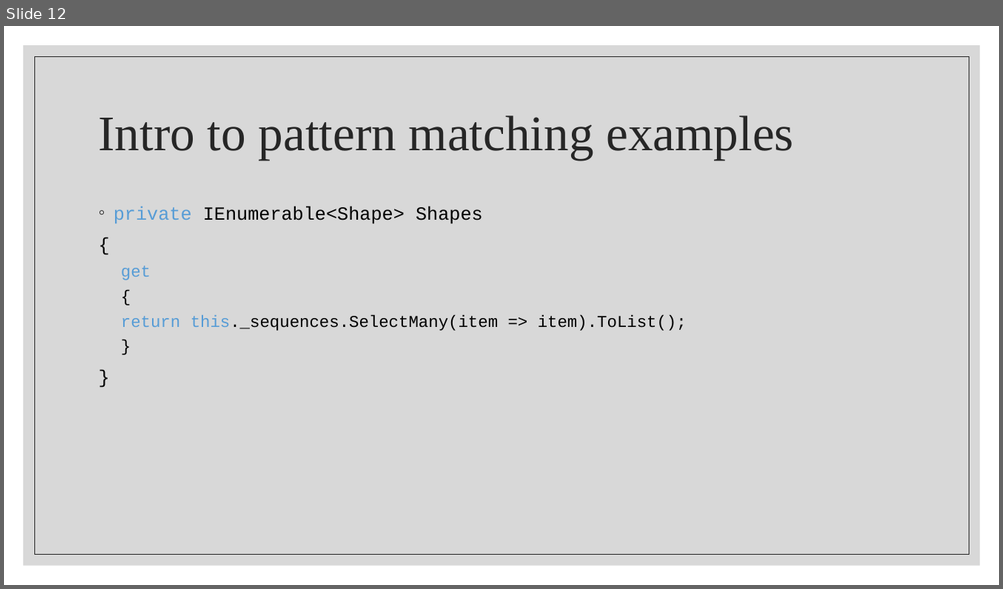
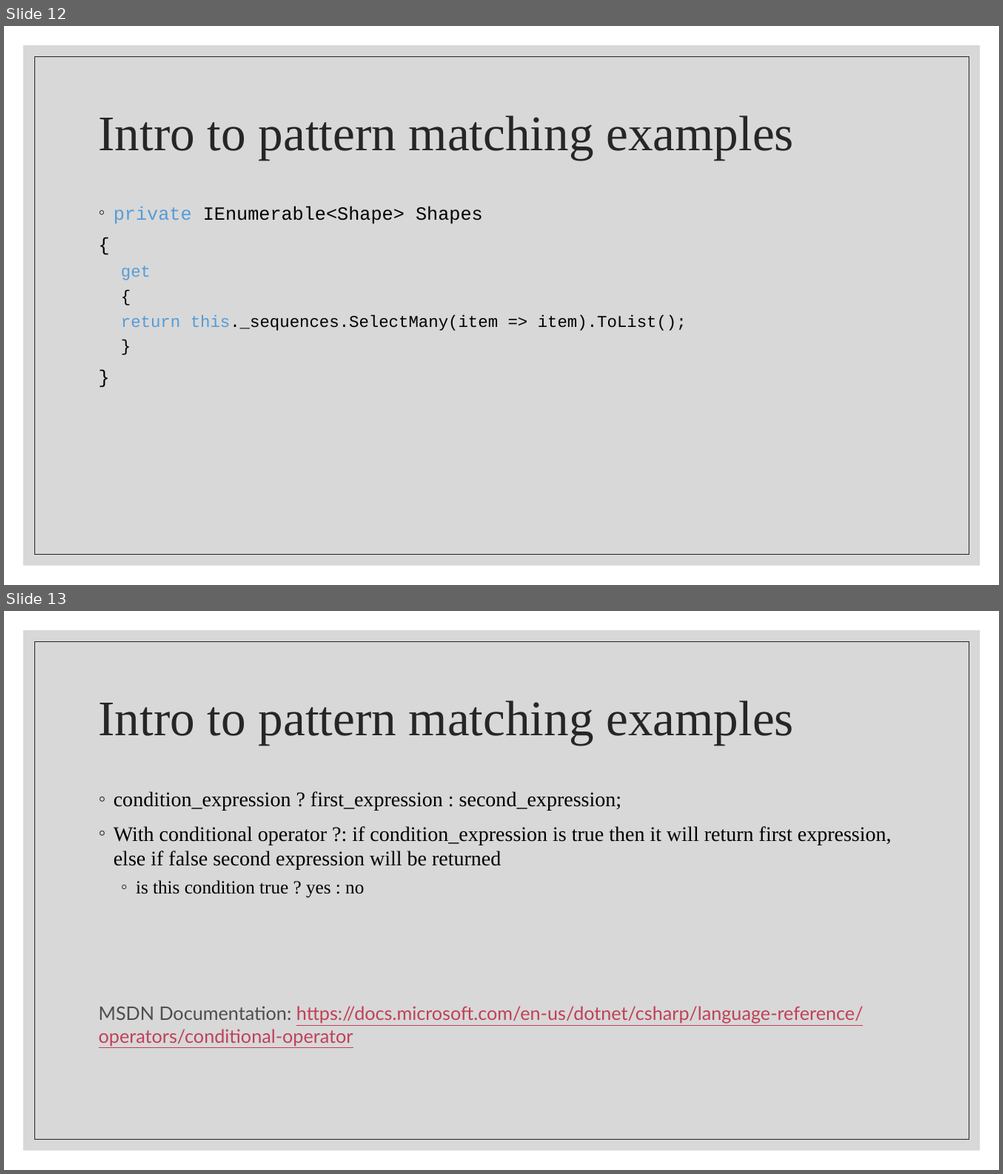
Before and after one commit to BenjaminMichaelis/Lectures, a slide deck: Nullability and Pattern Matching.pptx. Shown one above the other, each under a label of ours: slide 12 before the commit, slides 12 and 13 after it. The pictures are 1003x589 and 1003x1174 pixels, drawn with LibreOffice and Linux fonts; fonts in the diff are those of the drawing. Boxes give left, top, right and bottom in pixels: in the first picture for what was removed or moved away, otherwise in the second. Text is boxed around its words. In the diff, an @@ line names an element or a change of style, - is before the commit and + after.

```diff
--- a/Nullability and Pattern Matching.pptx
+++ b/Nullability and Pattern Matching.pptx
@@ slide 13 added at [4,611,999,1170], background #FFFFFF; not listed: 2 template elements that a slide beside it also shows @@
@@ title added at [99,701,794,744], 48 pt, text #262626 @@
+Intro to pattern matching examples
@@ text added at [99,792,891,1046], 20 pt, text #000000 @@
+◦ condition_expression ? first_expression : second_expression;
+◦ With conditional operator ?: if condition_expression is true then it will return first expression, else if false second expression will be returned
+  ◦ is this condition true ? yes : no
+MSDN Documentation: https://docs.microsoft.com/en-us/dotnet/csharp/language-reference/operators/conditional-operator
```
Also in this commit, not shown: 1 slide changed, 1 other file.
